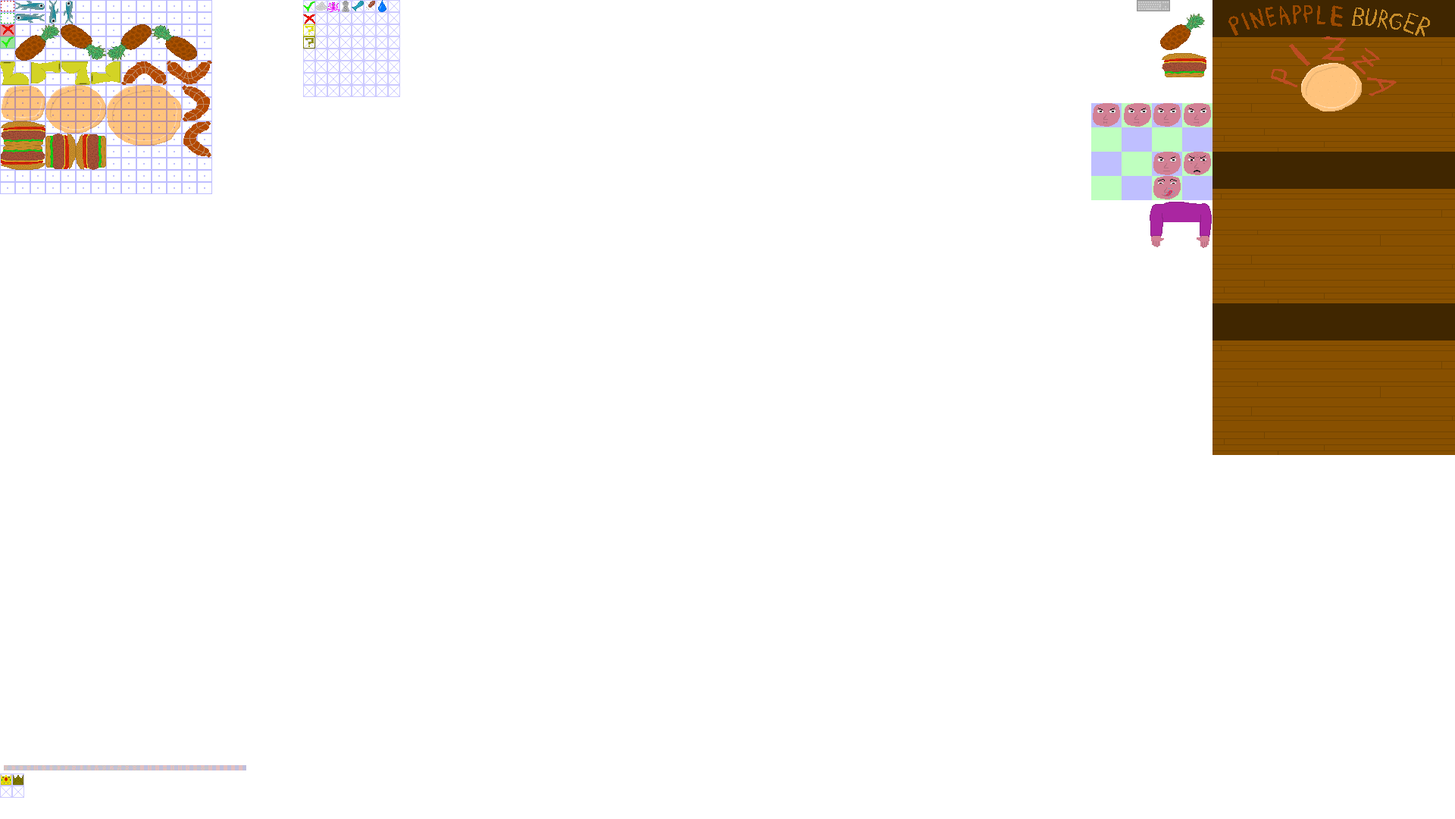
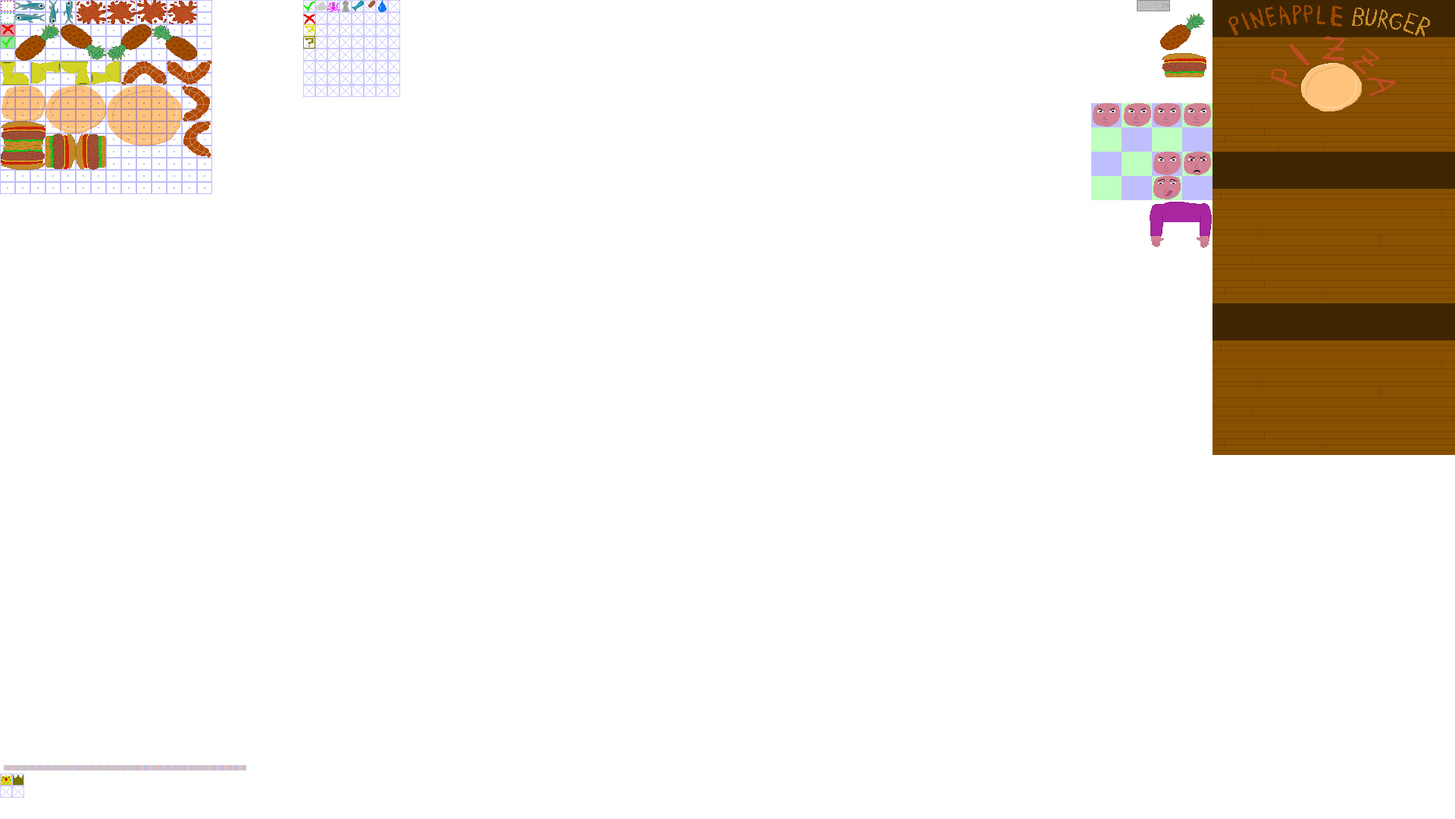
Layer changes from the first 1455×819 image to the second:
painted on "pizzagrid" over left=76, top=0, right=198, bottom=25
